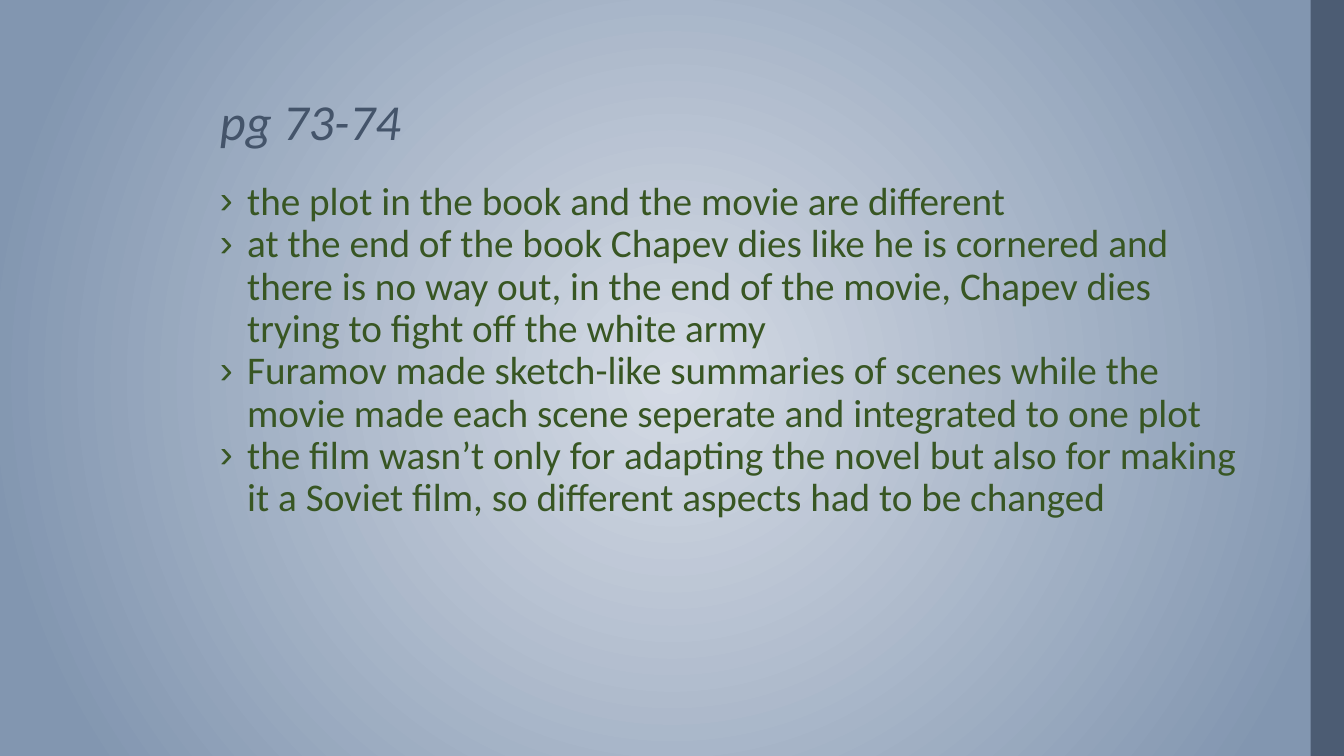
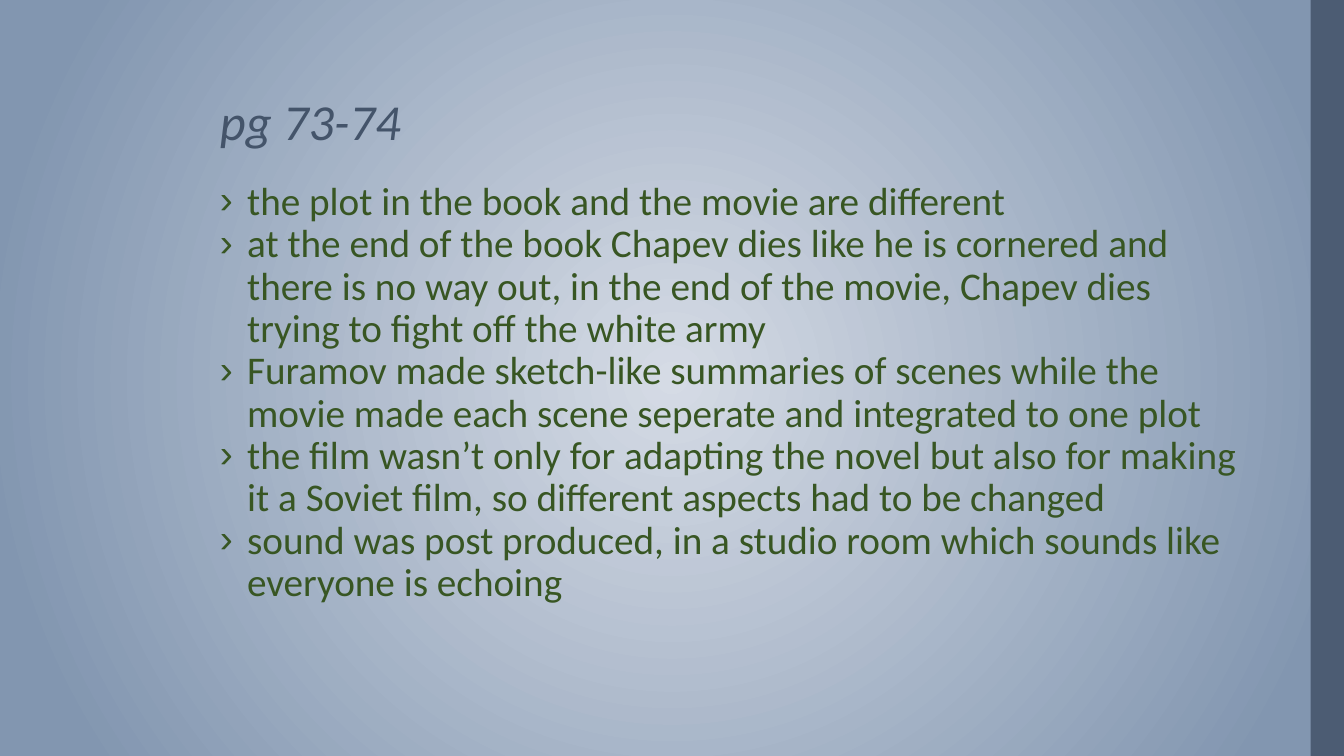
Before and after one commit to MichaelOdumosu57/Spring_2017, a slide deck: slide 24 of Spring 2017 Semester/Music or Arts/ARUS HW/14 ARUS HW/ARUS 280 HW #14.pptx. Drawn at 1344x756 pixels with LibreOffice and Linux fonts; fonts in the diff are those of the drawing; background and template pictures are left out. Boxes give left, top, right and bottom in pixels: in the first picture for what was removed or moved away, otherwise in the second. Text is boxed around its words. In the diff, an @@ line names an element or a change of style, - is before the commit and + after.

```diff
--- a/Spring 2017 Semester/Music or Arts/ARUS HW/14 ARUS HW/ARUS 280 HW #14.pptx
+++ b/Spring 2017 Semester/Music or Arts/ARUS HW/14 ARUS HW/ARUS 280 HW #14.pptx
@@ text at [247,527,1220,603]: paragraph added @@
+› sound was post produced, in a studio room which sounds like everyone is echoing
```
Also in this commit, not shown: 3 other files.
